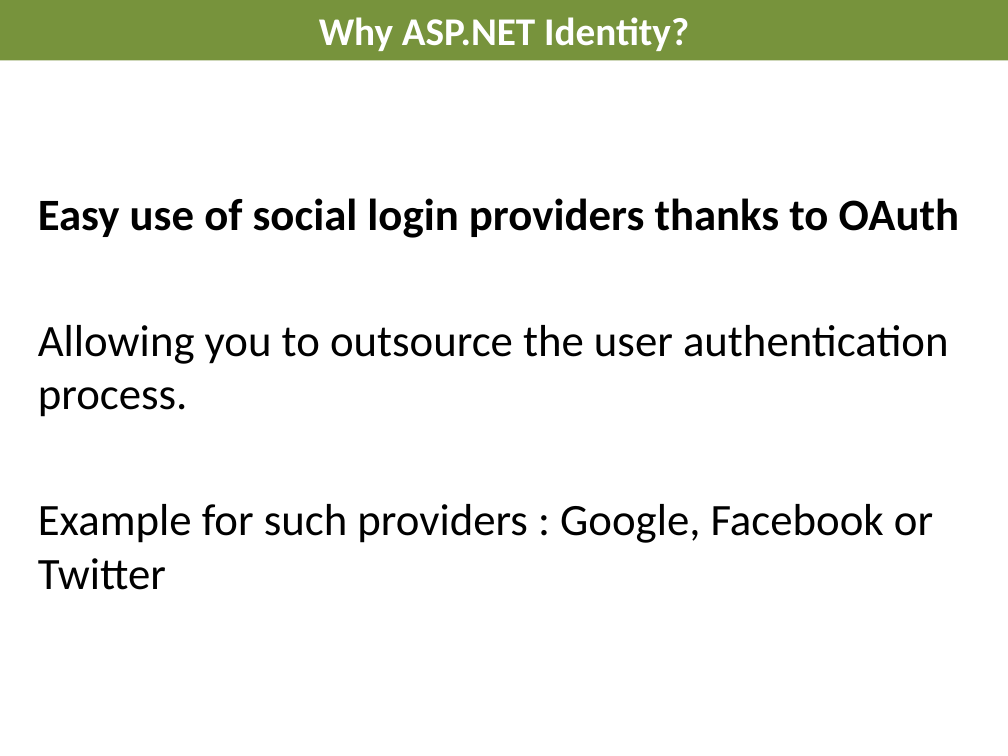
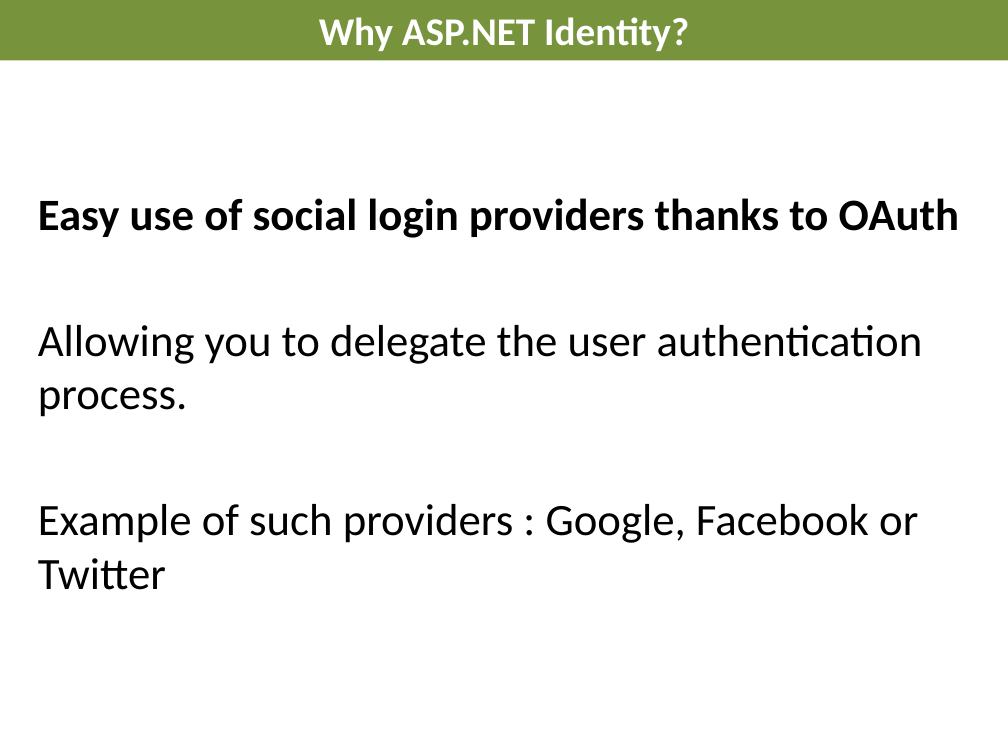
Before and after one commit to AndreasElffors/IdentityTemplate, a slide deck: slide 6 of Documents/Identity-Introduction.pptx (slide 7 before the commit). Drawn at 1008x756 pixels with LibreOffice and Linux fonts; fonts in the diff are those of the drawing; background and template pictures are left out. Boxes give left, top, right and bottom in pixels: in the first picture for what was removed or moved away, otherwise in the second. Text is boxed around its words. In the diff, an @@ line names an element or a change of style, - is before the commit and + after.

```diff
--- a/Documents/Identity-Introduction.pptx
+++ b/Documents/Identity-Introduction.pptx
@@ text at (x1=38, y1=325, x2=923, y2=590): text changed @@
-Allowing you to outsource the user authentication process.
-Example for such providers : Google, Facebook or Twitter
+Allowing you to delegate the user authentication process.
+Example of such providers : Google, Facebook or Twitter
```
Also in this commit, not shown: 10 other slides changed, 1 slide removed, 1 other file.
